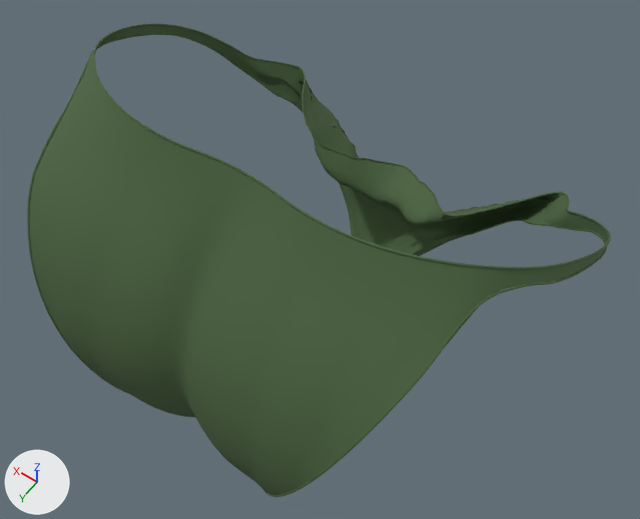
The glTF model public/models/sarah-v2-bottom.glb: old version first, new version second.
Camera for both pictures: a 50 mm lens placed at (-0.213, 0.367, 1.367), pointed at (-0.006, 0.077, 0.911). The lights are fixed; the arrows at lower left show +X, +Y and +Z. The picture after the commit comes second. Both versions are drawn at full value of the shape key 'shape:bellyHeightUp200' of 'Mesh_0'; the numbers are the values there. Vertices at exactly the same position are counted once.
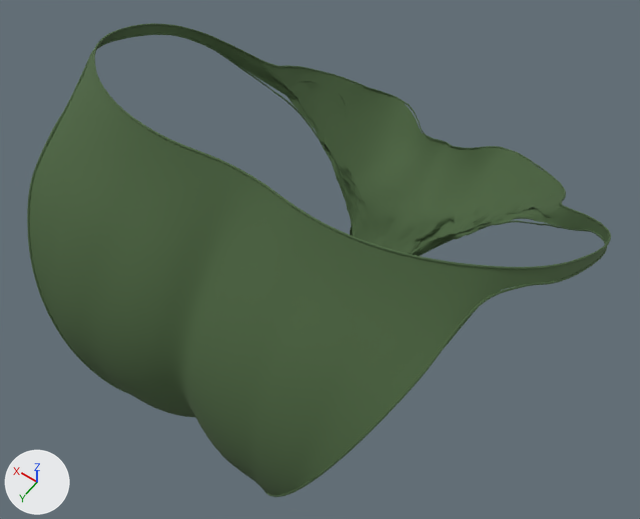
What differs and where, as boxes (x1, y1, x2, y2) in the pictures (640 x 519 px; the box of a moved part takes in the faces that stretch with it):
part 1 of me_sarahv2recoveredbikinibottom, moved or reshaped: before (205, 35, 595, 256); after (206, 36, 595, 256)

The change in detail:
me_sarahv2recoveredbikinibottom is used by ob_mesh_0; location (0.0, 0.0, 0.0).
me_sarahv2recoveredbikinibottom had 10367 vertices, 20352 faces and spanned x -0.165..0.165, y -0.062..0.217, z 0.816..1.043.
me_sarahv2recoveredbikinibottom now has 10367 vertices, 20352 faces and spans x -0.165..0.165, y -0.114..0.217, z 0.816..1.043.
me_sarahv2recoveredbikinibottom part 1: 3123 of 10367 vertices moved; they spanned x -0.144..0.148, y -0.062..0.014, z 0.82..0.968 and now span x -0.144..0.148, y -0.114..0.015, z 0.82..0.968; mean shift (0.0, -0.016, -0.004); largest move (-0.053, -0.005, 0.91) -> (-0.07, -0.105, 0.89).
